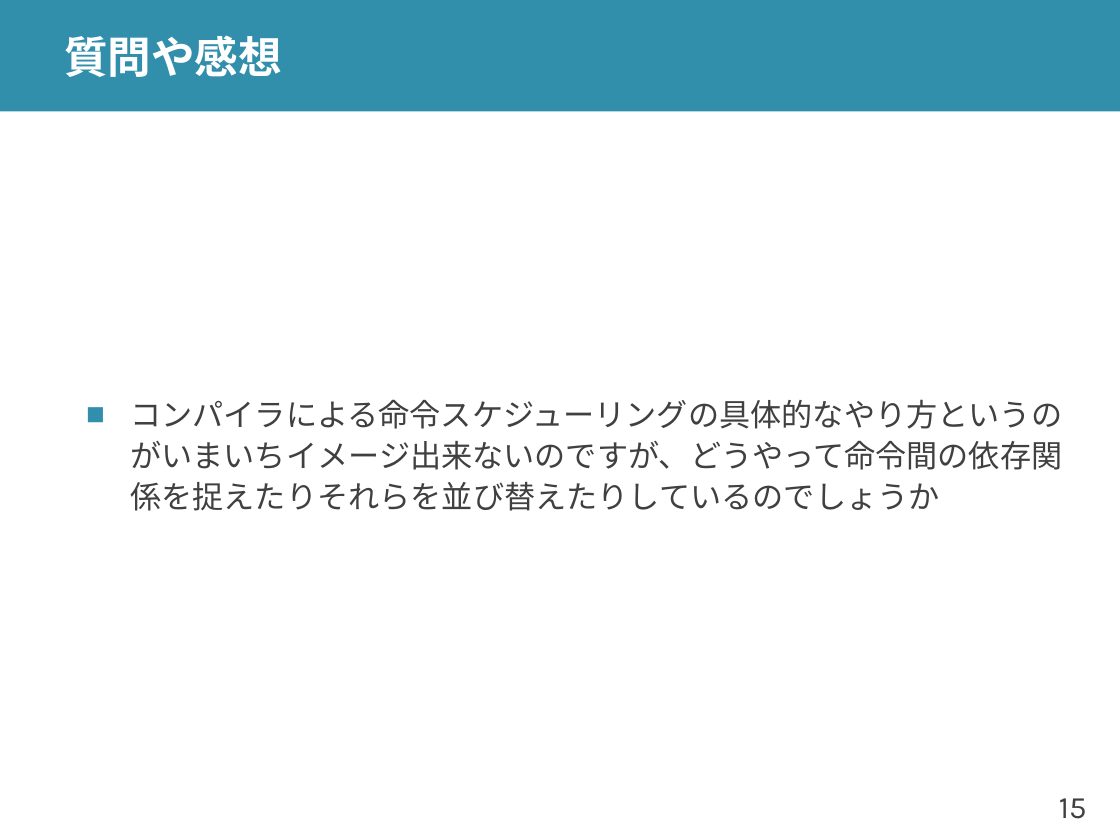
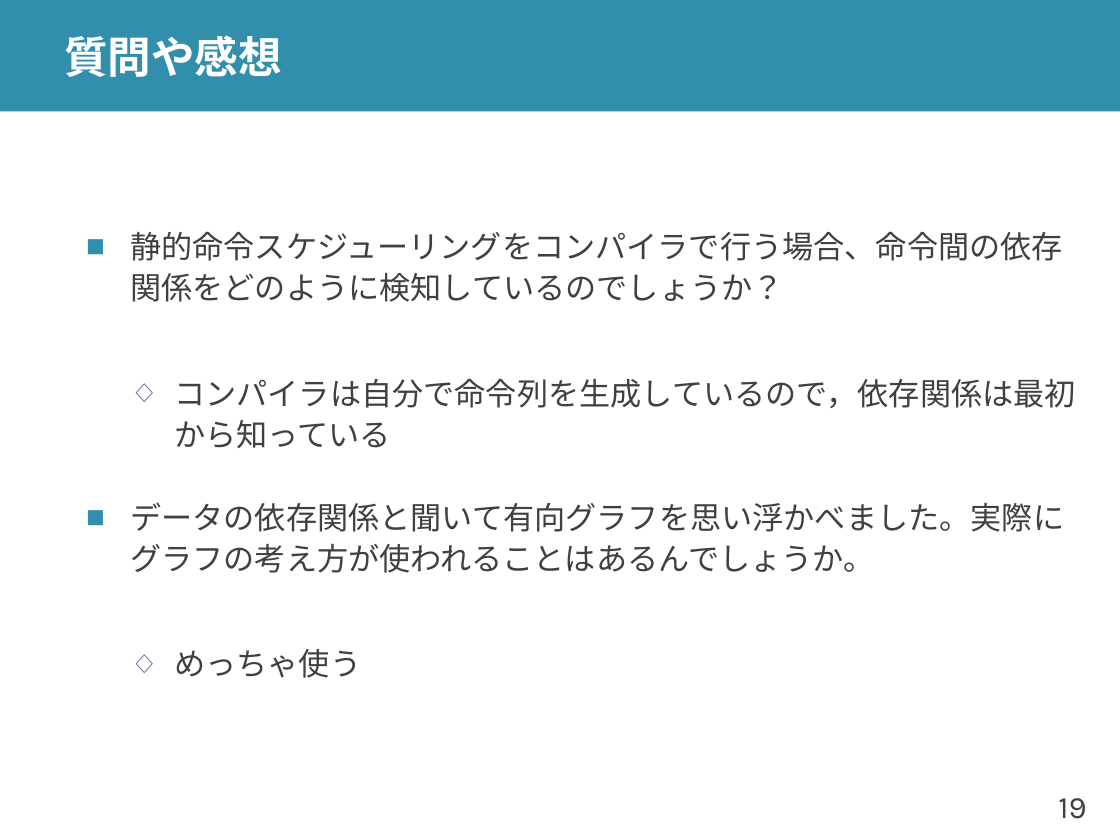
Before and after one commit to shioyadan/advanced-computer-organization, a slide deck: slide 19 of aco-shioya-09.pptx (slide 15 before the commit). Drawn at 1120x840 pixels with LibreOffice and Linux fonts; fonts in the diff are those of the drawing. Boxes give left, top, right and bottom in pixels: in the first picture for what was removed or moved away, otherwise in the second. Text is boxed around its words. In the diff, an @@ line names an element or a change of style, - is before the commit and + after.

```diff
--- a/aco-shioya-09.pptx
+++ b/aco-shioya-09.pptx
@@ text at [130, 231, 1076, 678]: text changed @@
-■ コンパイラによる命令スケジューリングの具体的なやり方というのがいまいちイメージ出来ないのですが、どうやって命令間の依存関係を捉えたりそれらを並び替えたりしているのでしょうか
+■ 静的命令スケジューリングをコンパイラで行う場合、命令間の依存関係をどのように検知しているのでしょうか？
+  ◇ コンパイラは自分で命令列を生成しているので，依存関係は最初から知っている
+■ データの依存関係と聞いて有向グラフを思い浮かべました。実際にグラフの考え方が使われることはあるんでしょうか。
+  ◇ めっちゃ使う
@@ page number at [1058, 798, 1086, 819]: text changed @@
-15
+19
```
Also in this commit, not shown: 12 other slides changed, 11 slides added, 3 slides removed, 2 other files.
